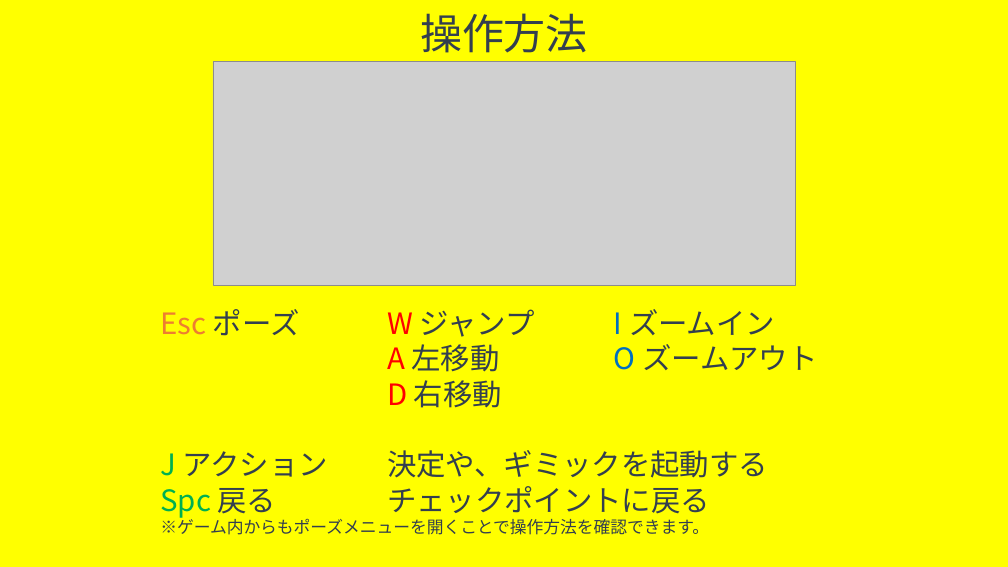
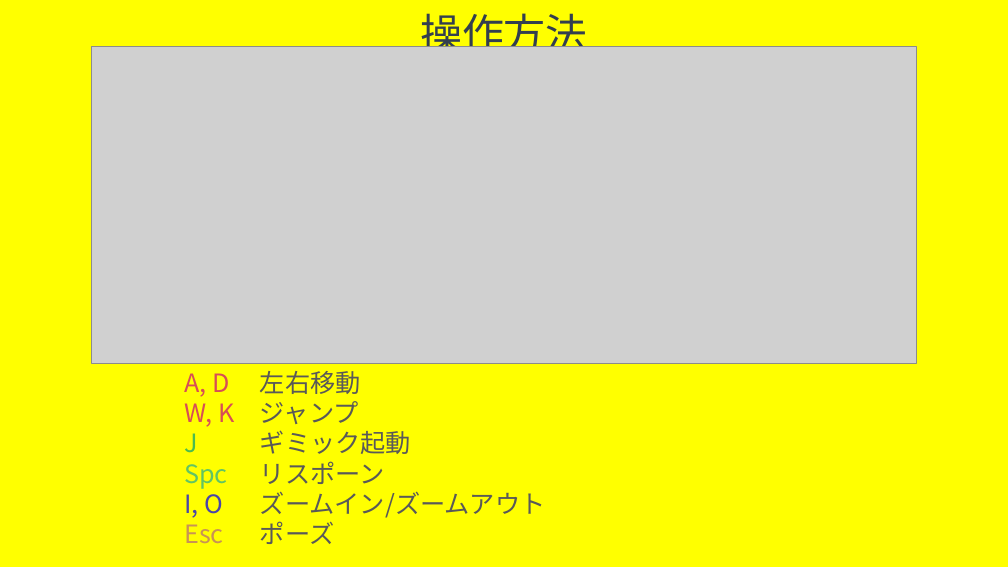
Before and after one commit to trr-n/taxmc-neo, a slide deck: slide 5 of kikaku/potato_kikakusho.pptx (slide 6 before the commit). Drawn at 1008x567 pixels with LibreOffice and Linux fonts; fonts in the diff are those of the drawing; grey boxes stand for pictures. Boxes give left, top, right and bottom in pixels: in the first picture for what was removed or moved away, otherwise in the second. Text is boxed around its words. In the diff, an @@ line names an element or a change of style, - is before the commit and + after.

```diff
--- a/kikaku/potato_kikakusho.pptx
+++ b/kikaku/potato_kikakusho.pptx
@@ picture added at (91,46,917,364) @@
@@ picture removed at (213,61,796,285) @@
@@ text at (184,371,546,544): text changed; size 28 to 24 pt; text colour #333F50 to #595959 @@
-Esc ポーズ W ジャンプ I ズームイン
-A 左移動 O ズームアウト
-D 右移動
-J アクション 決定や、ギミックを起動する
-Spc 戻る チェックポイントに戻る
-※ゲーム内からもポーズメニューを開くことで操作方法を確認できます。
+A, D 左右移動
+W, K ジャンプ
+J ギミック起動
+Spc リスポーン
+I, O ズームイン/ズームアウト
+Esc ポーズ
```
Also in this commit, not shown: 1 other slide changed, 1 slide removed, 21 other files.
